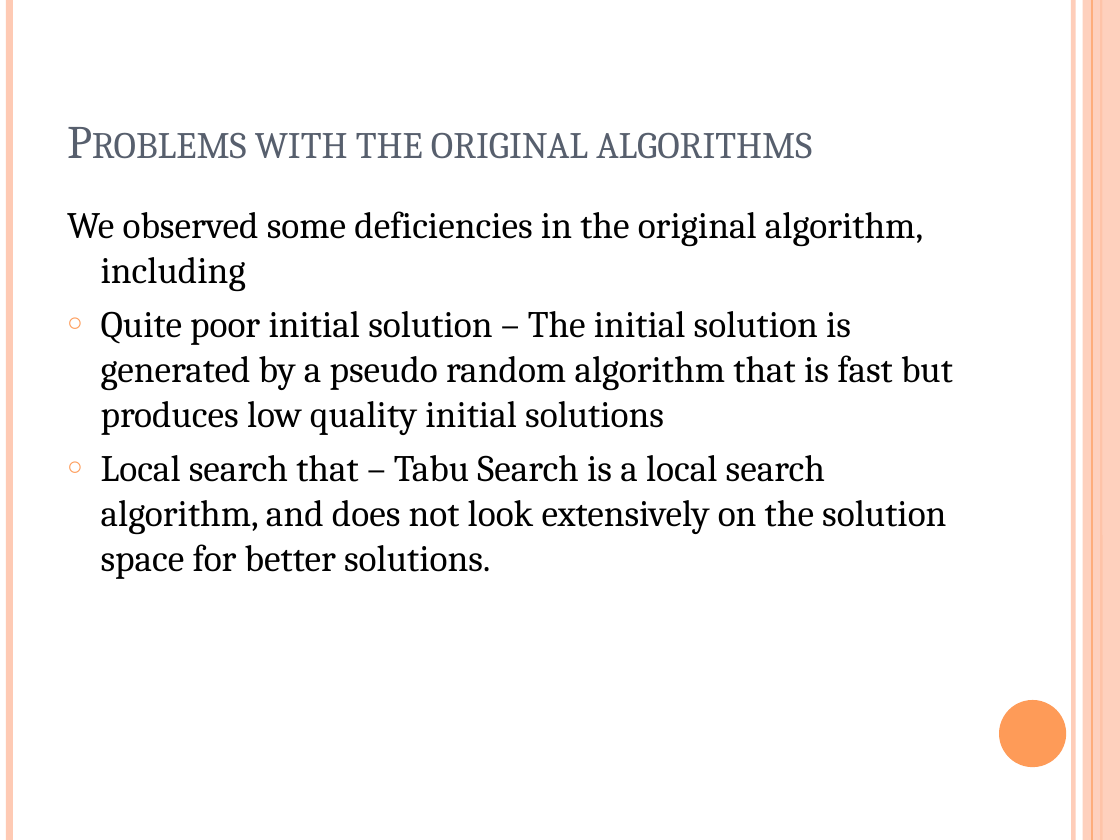
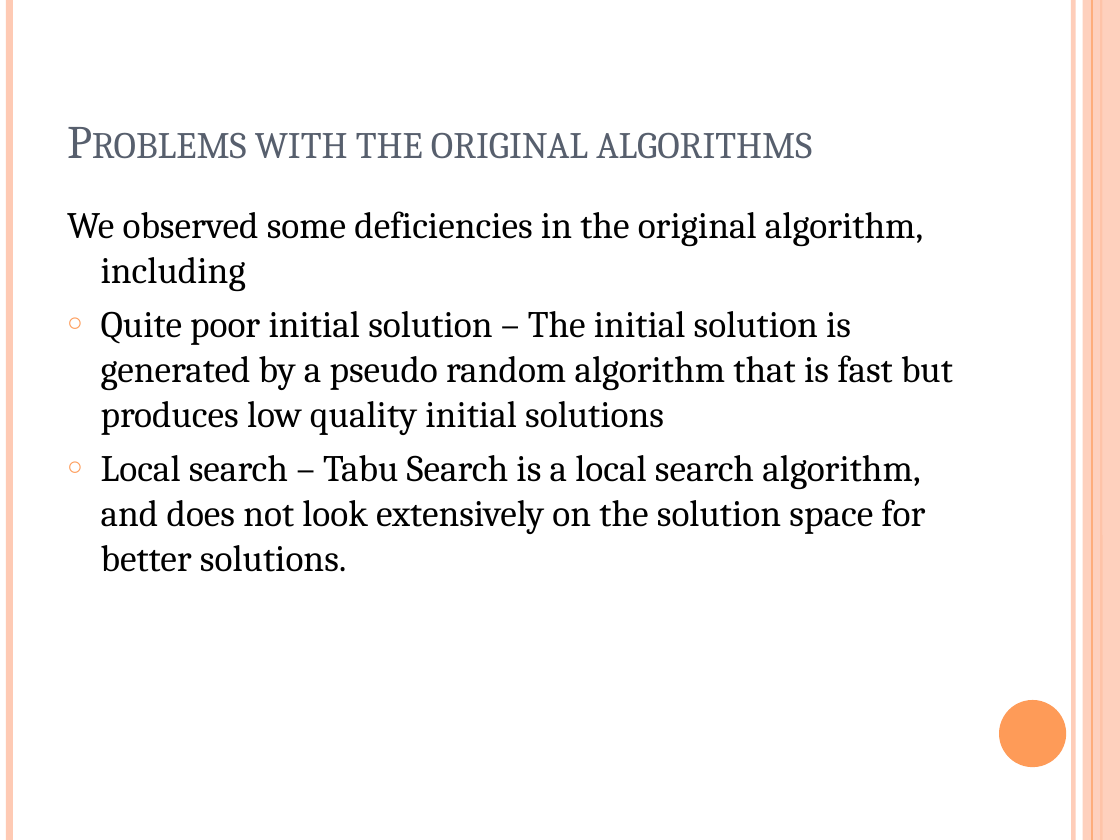
Before and after one commit to matteougolotti/OMA-Assignment, a slide deck: slide 3 of Documenti/OMA ASSIGNMENT 2014.pptx. Drawn at 1120x840 pixels with LibreOffice and Linux fonts; fonts in the diff are those of the drawing. Boxes give left, top, right and bottom in pixels: in the first picture for what was removed or moved away, otherwise in the second. Text is boxed around its words. In the diff, an @@ line names an element or a change of style, - is before the commit and + after.

```diff
--- a/Documenti/OMA ASSIGNMENT 2014.pptx
+++ b/Documenti/OMA ASSIGNMENT 2014.pptx
@@ text at box(101, 455, 925, 572): text changed @@
-○ Local search that – Tabu Search is a local search algorithm, and does not look extensively on the solution space for better solutions.
+○ Local search – Tabu Search is a local search algorithm, and does not look extensively on the solution space for better solutions.
```
Also in this commit, not shown: 1 other slide changed.
